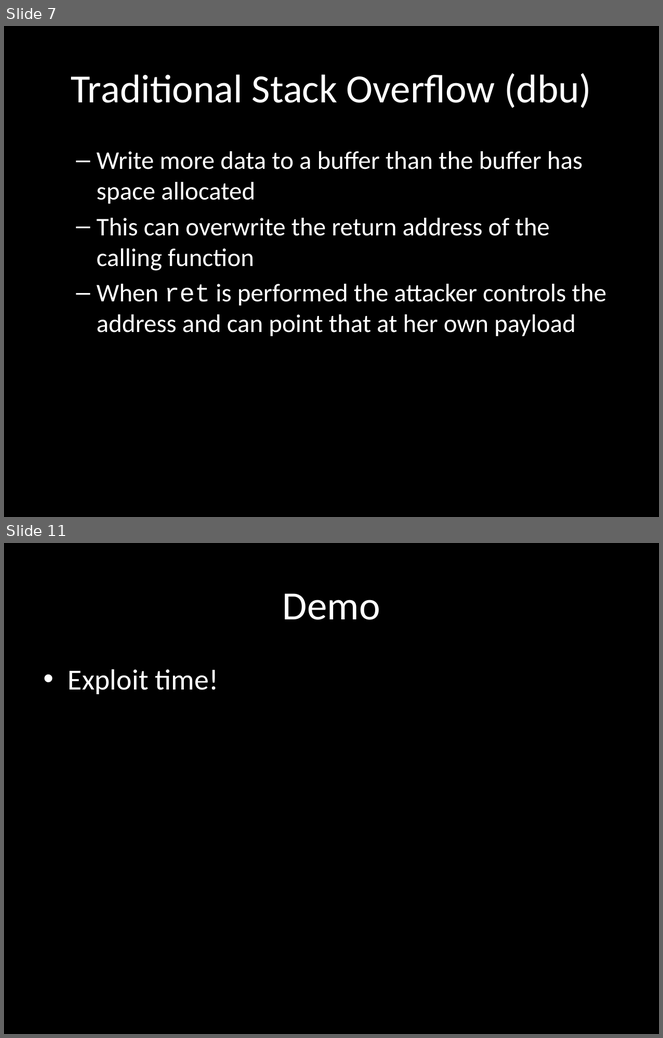
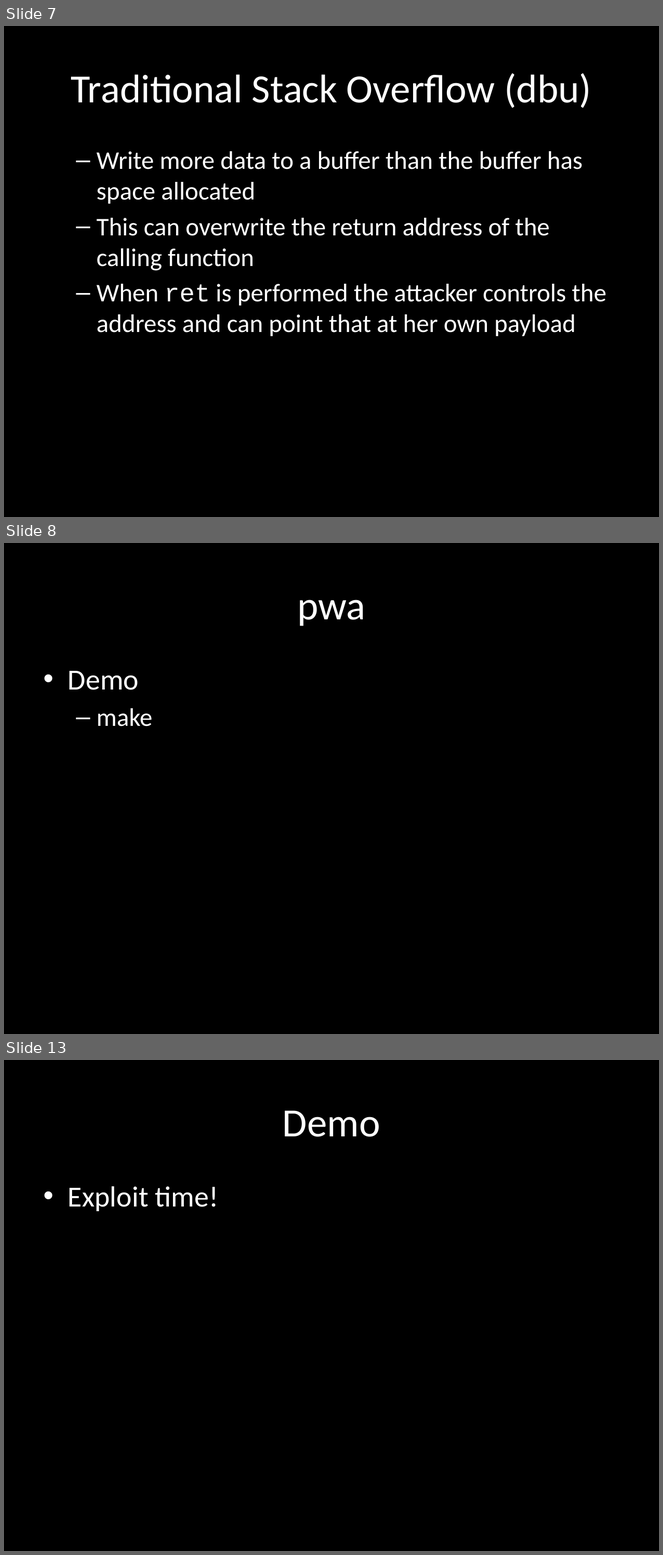
Before and after one commit to wuurrd/techzonepresentation, a slide deck: presentation.pptx. Shown one above the other, each under a label of ours: slides 7 and 11 before the commit, slides 7, 8 and 13 after it; the slides between them are not shown. The pictures are 663x1038 and 663x1555 pixels, drawn with LibreOffice and Linux fonts; fonts in the diff are those of the drawing; background and template pictures are left out. Boxes give left, top, right and bottom in pixels: in the first picture for what was removed or moved away, otherwise in the second. Text is boxed around its words. In the diff, an @@ line names an element or a change of style, - is before the commit and + after.

```diff
--- a/presentation.pptx
+++ b/presentation.pptx
@@ slide 8 added at (x1=4, y1=543, x2=659, y2=1034), background #000000 @@
@@ title added at (x1=297, y1=600, x2=365, y2=626), 44 pt, text #FFFFFF @@
+pwa
@@ text added at (x1=68, y1=671, x2=153, y2=727), 32 pt, text #FFFFFF @@
+• Demo
+  – make
@@ what was slide 11 is now slide 13 @@
```
Also in this commit, not shown: 5 slides changed, 4 other slides added, 1 slide removed.
